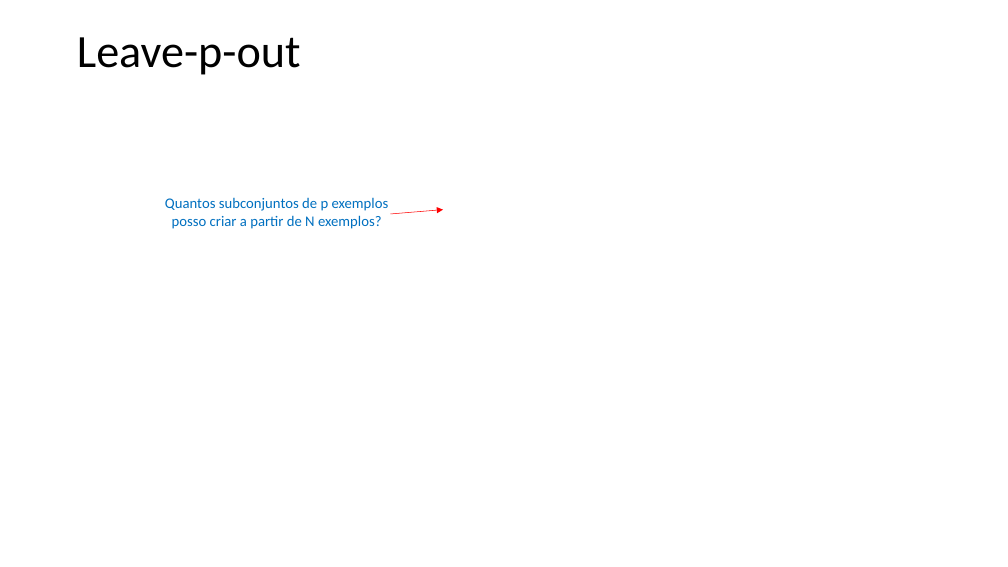
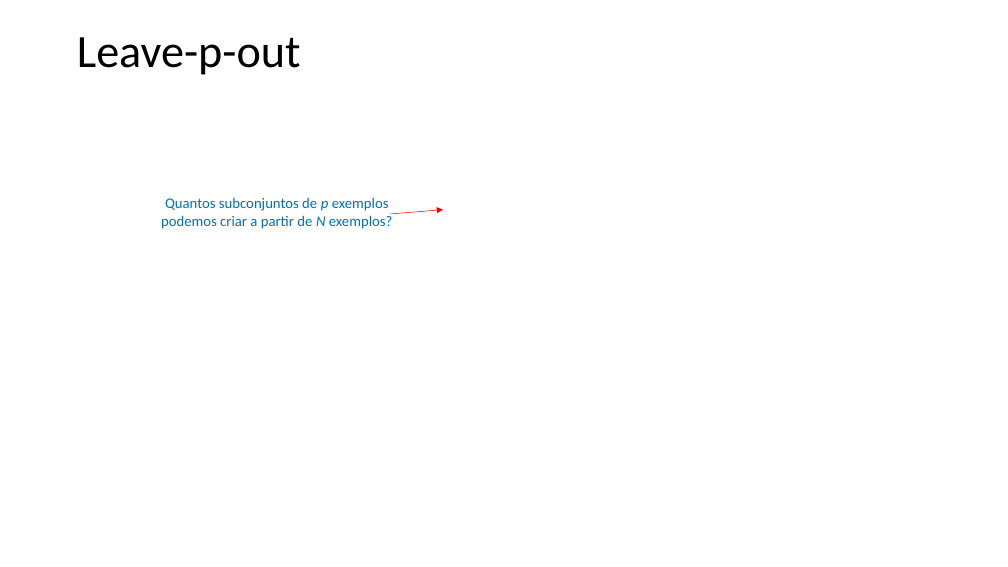
Before and after one commit to zz4fap/t319_aprendizado_de_maquina, a slide deck: slide 9 of slides/T319_Regressão_Linear (Parte V).pptx. Drawn at 1008x567 pixels with LibreOffice and Linux fonts; fonts in the diff are those of the drawing; grey boxes stand for pictures. Boxes give left, top, right and bottom in pixels: in the first picture for what was removed or moved away, otherwise in the second. Text is boxed around its words. In the diff, an @@ line names an element or a change of style, - is before the commit and + after.

```diff
--- a/slides/T319_Regressão_Linear (Parte V).pptx
+++ b/slides/T319_Regressão_Linear (Parte V).pptx
@@ text at (161,197,393,229): text changed @@
-Quantos subconjuntos de p exemplos posso criar a partir de N exemplos?
+Quantos subconjuntos de p exemplos podemos criar a partir de N exemplos?
```
Also in this commit, not shown: 7 other slides changed, 2 other files.
